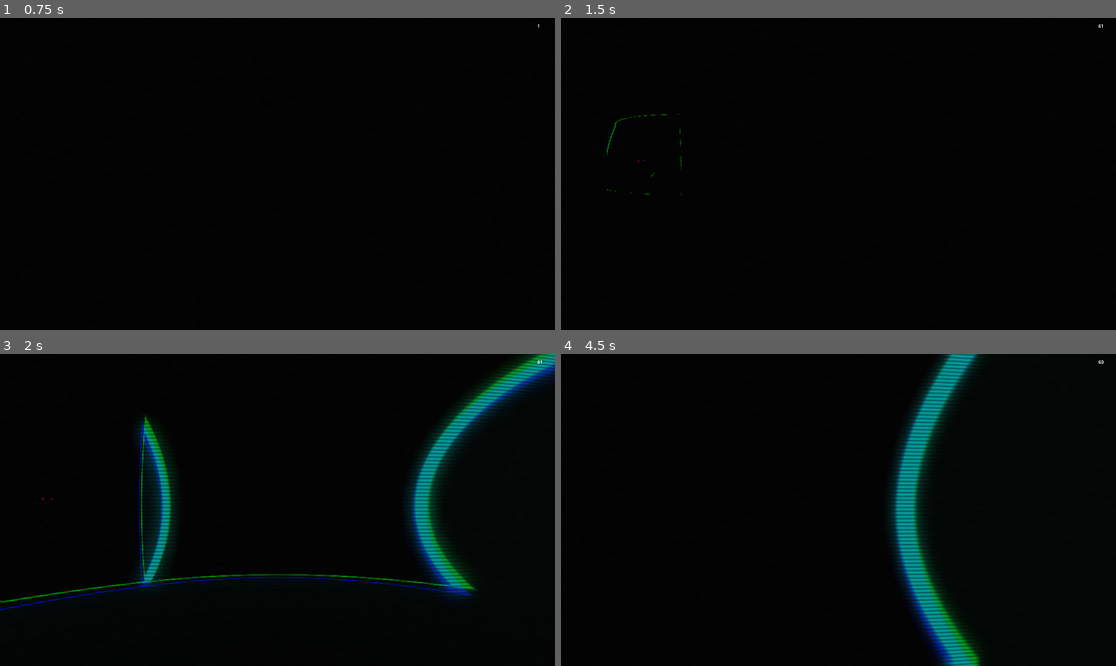
Above: before the commit, frames 1-4 (two rows, left to right).
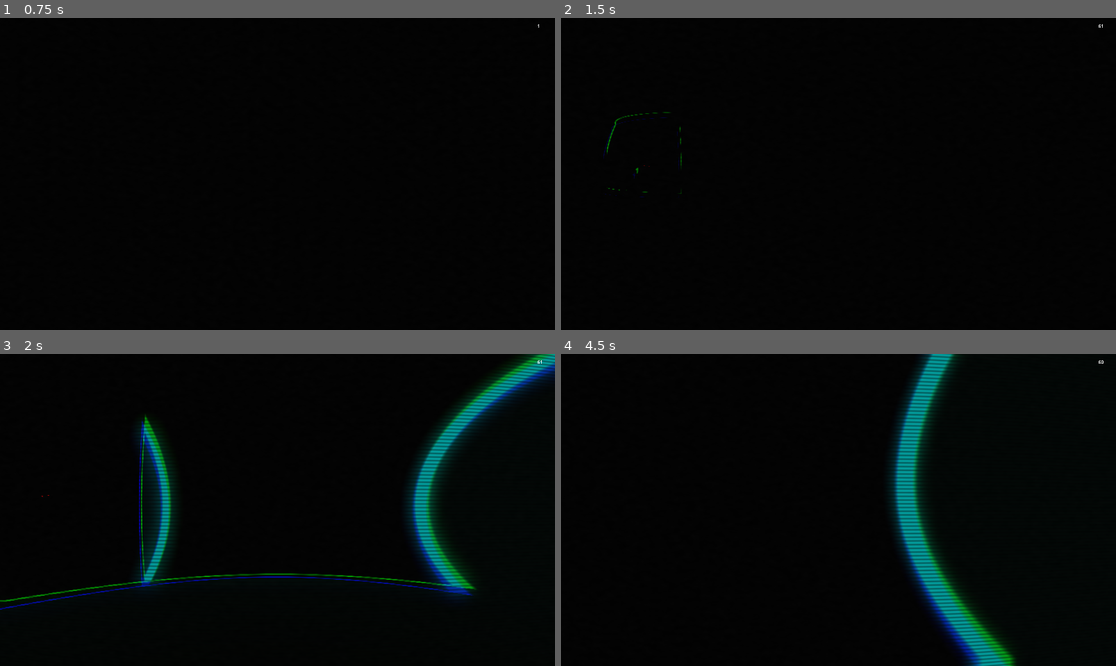
Above: after the commit, the same moments.

Repository: lorenzgruber/LD-59-echolocation-horror-fps
Game: Godot game, scene res://scenes/main.tscn
Two runs of this game, one before a commit and one after it. Both use one fixed random seed, a clock stepped at 60 frames per second and the inputs below.
Inputs (mouse positions are in pixels of both pictures, inside the frame that each line leads up to):
- Up to frame 1 (0.75 s): tap Enter at 0.5 s; move the mouse to (305, 174) at 0.52 s; hold W (FORWARD) from 0.53 s (still down); hold Ctrl (RUN) from 0.53 s (still down)
- Up to frame 2 (1.5 s): keep holding W (FORWARD); tap Shift (SNEAK) at 0.8, 1.35 s; tap Space (ECHO) at 1.25 s; move the mouse to (810, 174) at 1.27 s; release Ctrl (RUN) at 1.28 s
- Up to frame 3 (2 s): keep holding W (FORWARD); tap Ctrl (RUN) at 1.55 s
- Up to frame 4 (4.5 s): keep holding W (FORWARD); move the mouse to (849, 503) at 2.02 s; hold Shift (SNEAK) 2.03-2.78 s; tap Space (ECHO) at 2.1, 4.25 s; move the mouse to (832, 516) at 2.77 s; tap Ctrl (RUN) at 2.85, 4.35 s; tap Enter at 3.5 s; move the mouse to (877, 513) at 3.52 s; hold Shift (SNEAK) 3.53-4.28 s; move the mouse to (794, 506) at 4.27 s

Frame 1 is identical in both runs. In frame 2, 0.2% of the frame differs, in the area x 7-22%, y 30-59%; in frame 3, 0.7%; in frame 4, 7.2%, in the area x 59-82%, y 0-100%.

Commit message:
implement variable monster movement speed + player sneak state

Diff:
--- a/entities/monster/monster.gd
+++ b/entities/monster/monster.gd
@@ -2,11 +2,20 @@
 
 @onready var navigation_agent: NavigationAgent3D = $NavigationAgent3D
 @onready var navigation_update_timer: Timer = $NavigationUpdateTimer
+@onready var animation_player: AnimationPlayer = $MonsterInherited/AnimationPlayer
 
-const WALK_SPEED: float = 3.0
+enum States {WALK, RUN}
+var state: States = States.WALK
+
+const WALK_SPEED: float = 1.0
+const RUN_SPEED: float = 3.0
+
+const WALK_ANIMATION_SPEED: float = 0.3
+const RUN_ANIMATION_SPEED: float = 1.0
 
 func _ready() -> void:
 	navigation_update_timer.timeout.connect(update_navigation_target)
+	update_animation_speed()
 
 func _physics_process(delta: float) -> void:
 	var next_position := navigation_agent.get_next_path_position()
@@ -17,14 +26,24 @@
 
 	# get the forward vector
 	var direction := transform.basis.z
+	var speed := get_move_speed();
 
-	velocity.x = direction.x * WALK_SPEED
-	velocity.z = direction.z * WALK_SPEED
+	velocity.x = direction.x * speed
+	velocity.z = direction.z * speed
 
 	move_and_slide()
-
 
 func update_navigation_target() -> void:
 	var player_position := Player.instance.global_position
 	navigation_agent.target_position = player_position
 	print("Updating navigation target to: " + str(player_position));
+
+func get_move_speed() -> float:
+	if (state == States.WALK): return WALK_SPEED;
+	else: return RUN_SPEED;
+
+func update_animation_speed() -> void:
+	var speed: float;
+	if (state == States.WALK): speed = WALK_ANIMATION_SPEED;
+	else: speed = RUN_ANIMATION_SPEED;
+	animation_player.speed_scale = speed
--- a/entities/player/player.gd
+++ b/entities/player/player.gd
@@ -1,18 +1,16 @@
 class_name Player extends CharacterBody3D
 
-enum States {WALK, RUN, SNEAK}
-
 @onready var camera_pivot: Node3D = $CameraPivot
+@onready var camera: Camera3D = %Camera
 @onready var echo_ping_emitter: EchoSignalEmitterComponent = $%EchoPingEmitter
 @onready var echo_cooldown_timer: Timer = $%EchoPingCooldownTimer
 
 @onready var footstep_component: FootstepComponent = $FootstepComponent
 @onready var footstep_audio_player: AudioStreamPlayer3D = $%FootstepAudioPlayer
 
+enum States {WALK, RUN, SNEAK}
 var state: States = States.WALK
-var is_running: bool = false
-var is_sneaking: bool = false
-var is_prev_step_left: bool = false
+
 var base_step_volume: float = 0.0
 
 const WALK_SPEED: float = 3.0
@@ -34,16 +32,19 @@
 
 func _ready() -> void:
 	base_step_volume = footstep_audio_player.volume_linear
+	update_footstep_volume()
 	instance = self
 
 func _physics_process(delta: float) -> void:
 	var input_dir := Input.get_vector("LEFT", "RIGHT", "FORWARD", "BACKWARD")
 	var direction := (transform.basis * Vector3(input_dir.x, 0, input_dir.y)).normalized()
 
-	var speed: float;
-	if (state == States.WALK): speed = WALK_SPEED;
-	elif (state == States.RUN): speed = RUN_SPEED
-	else: speed = SNEAK_SPEED
+	var speed : = get_move_speed();
+
+	var camera_target_height: float;
+	if (state == States.SNEAK): camera_target_height = -0.6
+	else: camera_target_height = 0
+	camera.position.y = lerp(camera.position.y, camera_target_height, delta * 5.0)
 
 	if direction:
 		velocity.x = direction.x * speed
@@ -51,7 +52,6 @@
 	else:
 		velocity.x = move_toward(velocity.x, 0, speed)
 		velocity.z = move_toward(velocity.z, 0, speed)
-
 
 	move_and_slide()
 
@@ -78,6 +78,11 @@
 		var camera_rotation_x: float = clamp(camera_pivot.rotation_degrees.x, -CAMERA_MAX_X_ANGLE, CAMERA_MAX_X_ANGLE)
 		camera_pivot.rotation_degrees.x = camera_rotation_x
 
+func get_move_speed() -> float:
+	if (state == States.WALK): return WALK_SPEED;
+	elif (state == States.RUN): return RUN_SPEED
+	else: return SNEAK_SPEED
+
 func update_footstep_volume() -> void:
 	var percent: float;
 	if (state == States.WALK): percent = WALK_STEP_VOLUME_PERCENT;
